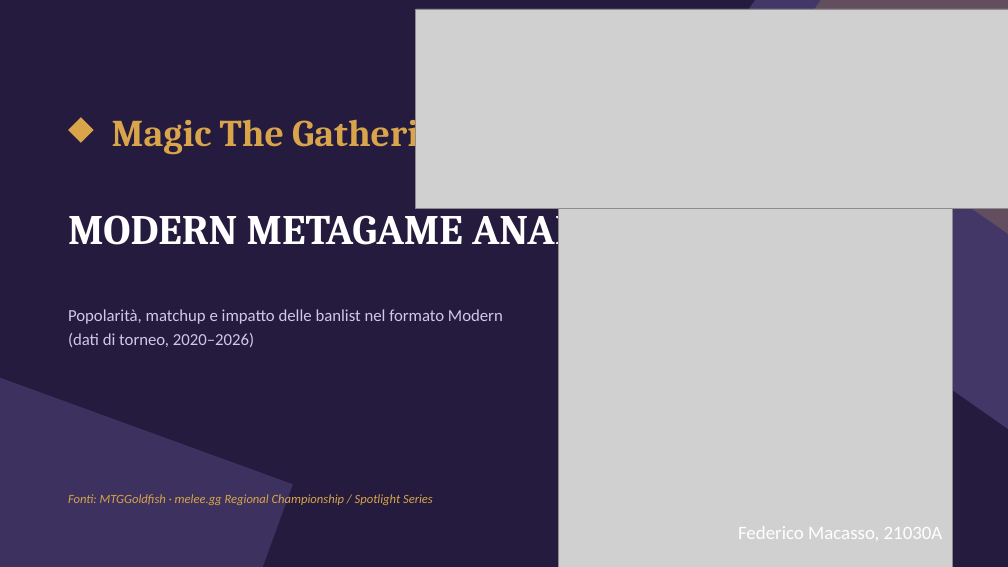
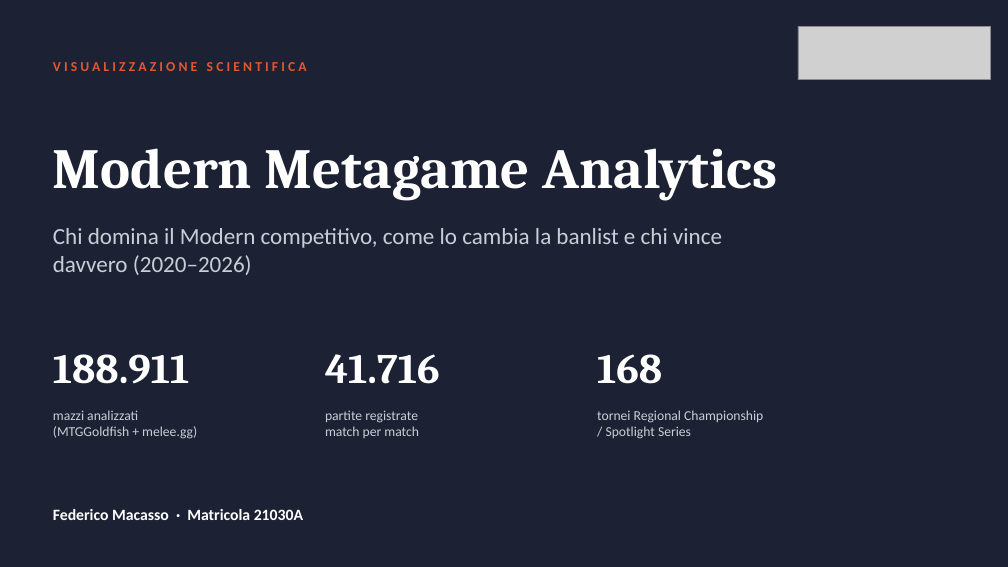
Before and after one commit to urumaki/Visualizzazione-Scientifica, a slide deck: slide 1 of modern_metagame_analytics.pptx. Drawn at 1008x567 pixels with LibreOffice and Linux fonts; fonts in the diff are those of the drawing; grey boxes stand for pictures. Boxes give left, top, right and bottom in pixels: in the first picture for what was removed or moved away, otherwise in the second. Text is boxed around its words. In the diff, an @@ line names an element or a change of style, - is before the commit and + after.

```diff
--- a/modern_metagame_analytics.pptx
+++ b/modern_metagame_analytics.pptx
@@ background #241B3E to #1C2233 @@
@@ picture removed at [416,9,1008,209] @@
@@ rectangle removed at [637,0,1008,429] @@
@@ rectangle removed at [773,0,1008,286] @@
@@ picture added at [799,26,991,80] @@
@@ text added at [53,62,307,71], 13 pt, text #E4572E, bold @@
+VISUALIZZAZIONE SCIENTIFICA
@@ diamond removed at [68,117,94,143] @@
@@ text removed at [112,111,461,155] @@
-Magic The Gathering
@@ text at [53,148,777,201]: text changed; size 40 to 54 pt @@
-MODERN METAGAME ANALYTICS
+Modern Metagame Analytics
@@ picture removed at [559,209,953,567] @@
@@ text added at [53,228,722,275], 22 pt, text #C9CDD6 @@
+Chi domina il Modern competitivo, come lo cambia la banlist e chi vince davvero (2020–2026)
@@ rectangle removed at [0,342,293,567] @@
@@ text added at [53,354,189,384], 40 pt, text #FFFFFF, bold @@
+188.911
@@ text at [325,354,440,384]: text changed; size 16 to 40 pt; font Calibri to Cambria; text colour #CFC8E8 to #FFFFFF; bold on @@
-Popolarità, matchup e impatto delle banlist nel formato Modern
-(dati di torneo, 2020–2026)
+41.716
@@ text added at [597,354,662,384], 40 pt, text #FFFFFF, bold @@
+168
@@ text added at [53,410,197,439], 13 pt, text #C9CDD6 @@
+mazzi analizzati
+(MTGGoldfish + melee.gg)
@@ text added at [325,410,419,438], 13 pt, text #C9CDD6 @@
+partite registrate
+match per match
@@ text at [597,410,763,439]: text changed; size 12 to 13 pt; text colour #D9A44A to #C9CDD6; italic off @@
-Fonti: MTGGoldfish · melee.gg Regional Championship / Spotlight Series
+tornei Regional Championship
+/ Spotlight Series
@@ text at [53,509,303,520]: text changed; size 18 to 15 pt; bold on @@
-Federico Macasso, 21030A
+Federico Macasso · Matricola 21030A
@@ text "Federico Macasso · Matricola 21030A" at [53,509,303,520]: vertical alignment top to middle @@
```
Also in this commit, not shown: 2 other slides changed, 17 slides added, 13 slides removed, 47 other files.
